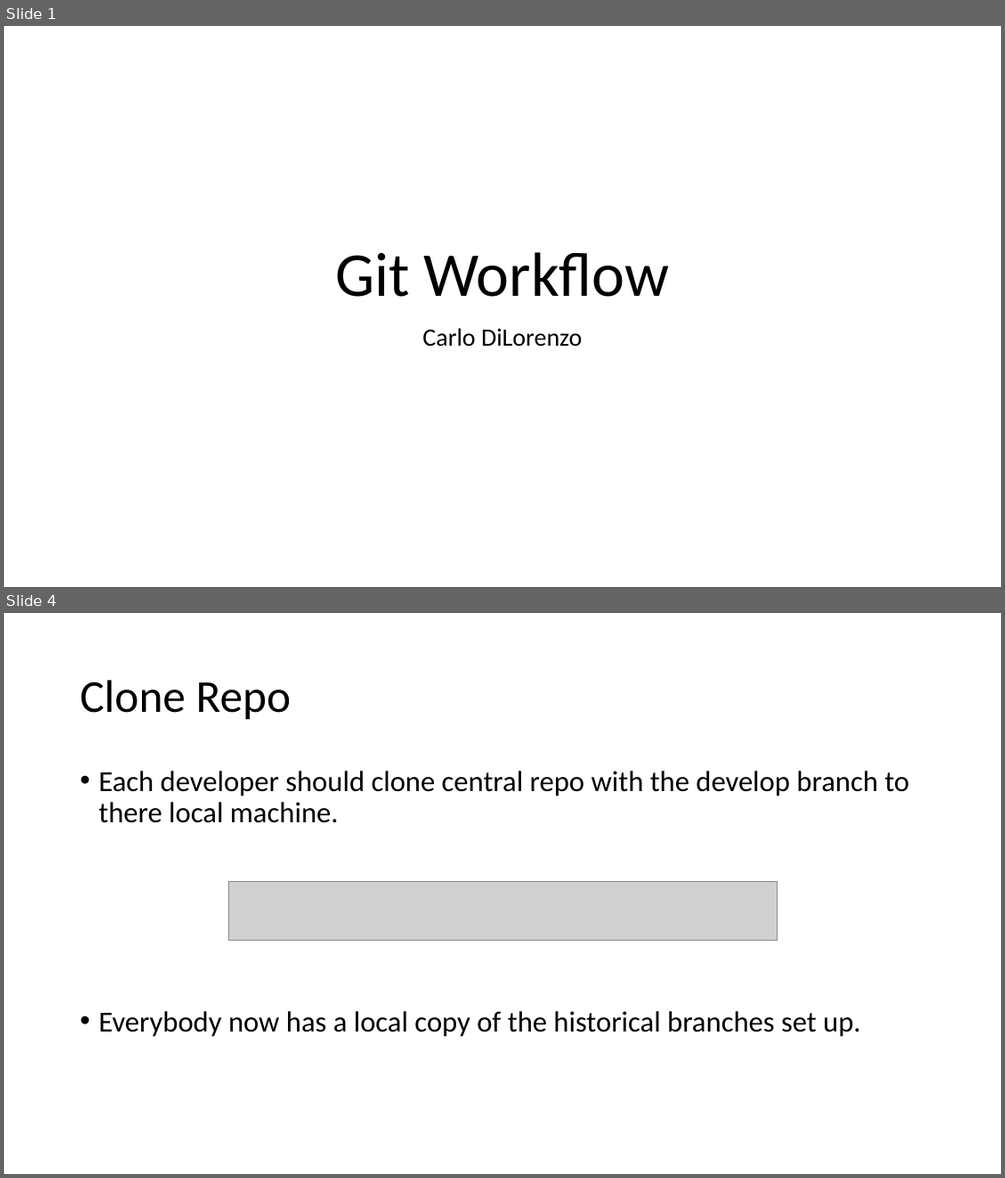
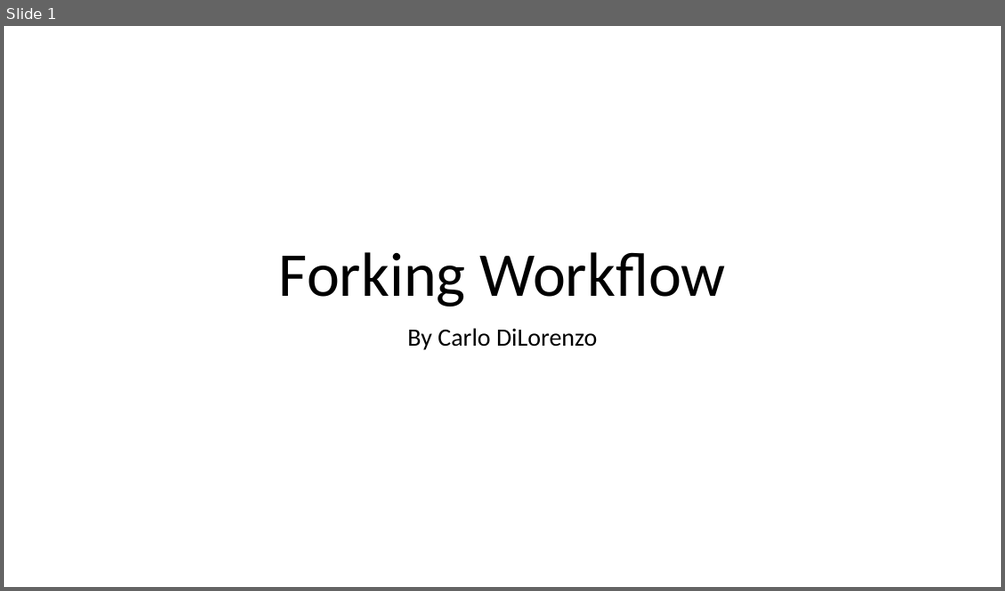
Before and after one commit to dilorc2/forkgitworkflow.github.io, a slide deck: files/GitWorkflow.pptx. Shown one above the other, each under a label of ours: slides 1 and 4 before the commit, slide 1 after it; the slides between them are not shown. The pictures are 1005x1178 and 1005x591 pixels, drawn with LibreOffice and Linux fonts; fonts in the diff are those of the drawing; grey boxes stand for pictures. Boxes give left, top, right and bottom in pixels: in the first picture for what was removed or moved away, otherwise in the second. Text is boxed around its words. In the diff, an @@ line names an element or a change of style, - is before the commit and + after.

```diff
--- a/files/GitWorkflow.pptx
+++ b/files/GitWorkflow.pptx
@@ slide 4 removed at box(4, 613, 1001, 1174), background #FFFFFF @@
@@ title removed at box(80, 680, 291, 720) @@
-Clone Repo
@@ text removed at box(98, 771, 909, 1037) @@
-• Each developer should clone central repo with the develop branch to there local machine.
-• Everybody now has a local copy of the historical branches set up.
@@ picture removed at box(228, 881, 777, 940) @@
@@ slide 1 changed as well @@
@@ title at box(279, 252, 726, 306): text changed @@
-Git Workflow
+Forking Workflow
@@ subtitle at box(407, 328, 597, 350): text changed @@
-Carlo DiLorenzo
+By Carlo DiLorenzo
```
Also in this commit, not shown: 1 other slide changed, 6 slides added, 9 other slides removed, 4 other files.
